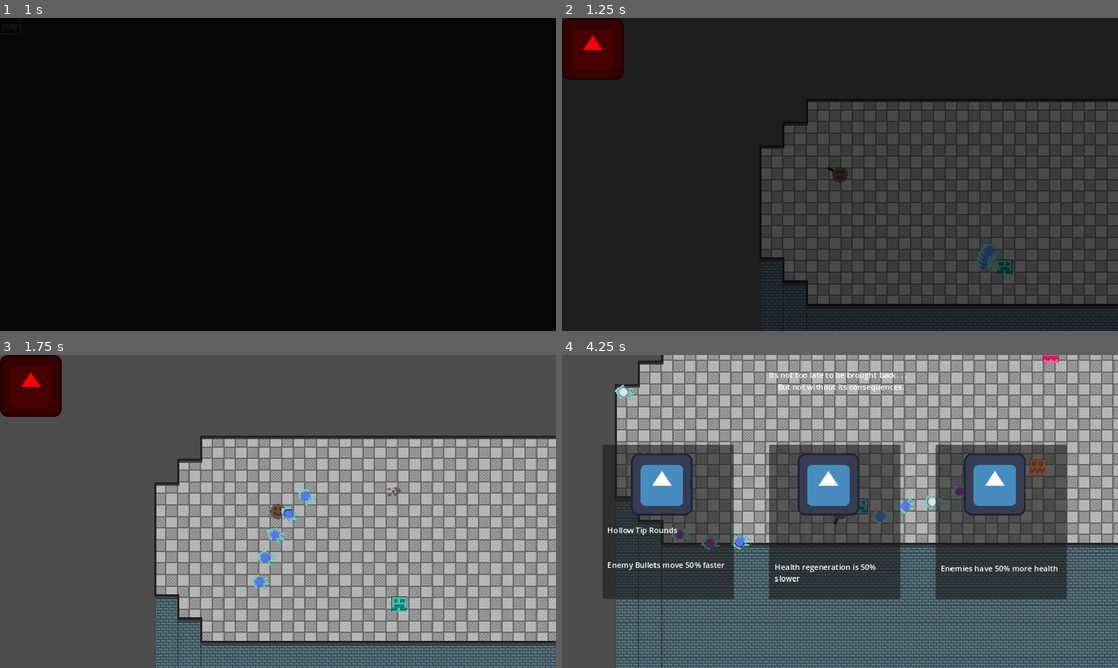
Above: before the commit, frames 1-4 (two rows, left to right).
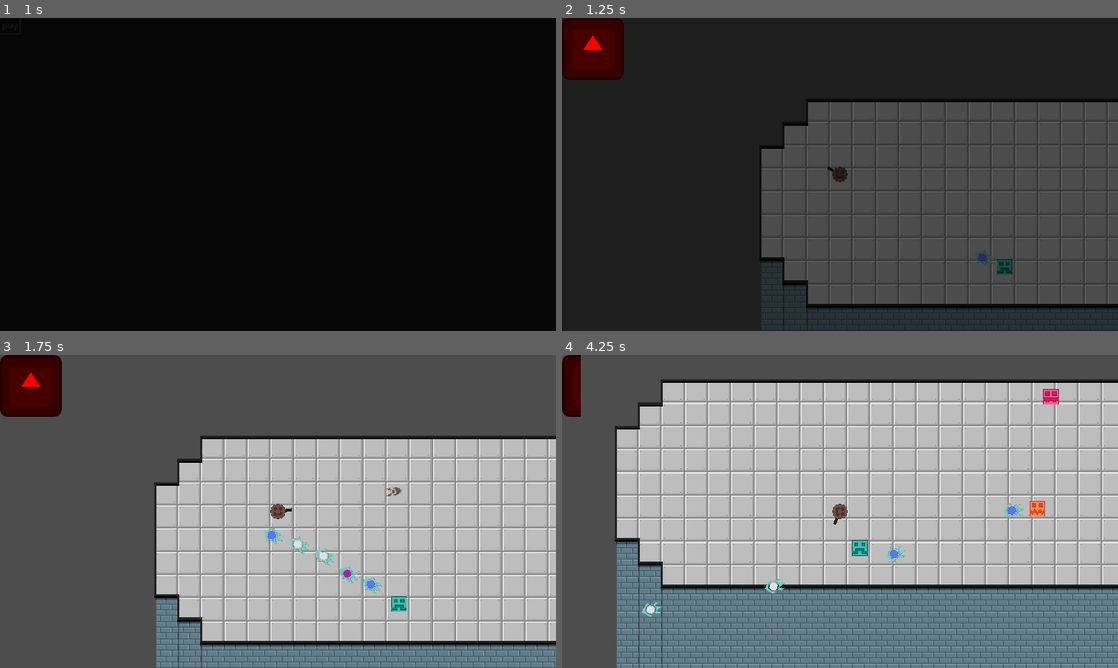
Above: after the commit, the same moments.

Repository: zBoca/Shaped-By-Failure
Game: Godot game, scene res://menus/titleScreen/titleScreen.tscn
The game is run twice, just before and just after one commit, with the same random seed, the same clock (stepped at 60 frames per second) and the same inputs. The engine's default icon, where the game draws it, is replaced by a stand-in: a white triangle on a blue panel in a dark square.
Inputs (mouse positions are in pixels of both pictures, inside the frame that each line leads up to):
- Up to frame 1 (1 s): click "play" at 0.5 s
- Up to frame 2 (1.25 s): no input
- Up to frame 3 (1.75 s): move the mouse to (400, 495) at 1.27 s; press the mouse at (400, 495) at 1.28 s; hold D (right) from 1.28 s (still down)
- Up to frame 4 (4.25 s): move the mouse to (728, 527) at 2.02 s; release D (right) at 2.03 s; release the mouse at (728, 527) at 2.03 s; hold S (down) 2.03-2.78 s; tap Shift (dash) at 2.1 s; click (728, 527) at 2.3 s; move the mouse to (895, 442) at 2.77 s; press the mouse at (895, 442) at 2.78 s; hold D (right) 2.78-3.53 s; move the mouse to (812, 574) at 3.52 s; release the mouse at (812, 574) at 3.53 s; hold W (up) from 3.53 s (still down); click (812, 574) at 3.6 s

Frame 1 is identical in both runs. In frame 2, 12% of the frame differs, in the area x 35-100%, y 26-100%; in frame 3, 33%; in frame 4, 74%, in the area x 0-100%, y 0-100%.

Commit message:
5/14/2024 5:45 PM

Diff:
--- /dev/null
+++ b/bullet-jam-game/entities/bulletPatterns/basic/1shotDirect.tscn
@@ -0,0 +1,6 @@
+[gd_scene load_steps=2 format=3 uid="uid://dq6tybpct47hr"]
+
+[ext_resource type="Script" path="res://entities/bulletPatterns/scripts/1shotDirectController.gd" id="1_5k0k0"]
+
+[node name="1ShotDirect" type="Node2D"]
+script = ExtResource("1_5k0k0")
--- /dev/null
+++ b/bullet-jam-game/entities/bulletPatterns/scripts/1shotDirectController.gd
@@ -0,0 +1,19 @@
+extends Node2D
+
+
+@onready var bulletScene = preload("res://entities/enemies/enemyBullet.tscn")
+@onready var nerfTracker = get_node("/root/NerfTracker")
+
+func _physics_process(_delta: float) -> void:
+	look_at(get_parent().get_parent().get_node("Player").position)
+
+func shoot():
+	var bullet = bulletScene.instantiate()
+	get_parent().get_parent().add_child(bullet)
+	bullet.rotation = rotation
+	bullet.global_position = global_position
+	bullet.scale = Vector2(nerfTracker.enemyBulletSize, nerfTracker.enemyBulletSize)
+	bullet.z_index = 0
+
+func increaseFireRate():
+	pass
--- a/bullet-jam-game/entities/enemies/basicEnemies/basicEnemy1.tscn
+++ b/bullet-jam-game/entities/enemies/basicEnemies/basicEnemy1.tscn
@@ -1,10 +1,9 @@
-[gd_scene load_steps=8 format=3 uid="uid://cdcpi0ixssbtn"]
+[gd_scene load_steps=7 format=3 uid="uid://cdcpi0ixssbtn"]
 
 [ext_resource type="Script" path="res://entities/enemies/basicEnemies/basicEnemy1Controller.gd" id="1_k5cmn"]
 [ext_resource type="Texture2D" uid="uid://bw4sxrxdidklk" path="res://entities/enemies/enemySprites/basicEnemy1.png" id="2_bm208"]
 [ext_resource type="Texture2D" uid="uid://buxixn4m0pf76" path="res://entities/enemies/enemySprites/basicEnemy1Hurt.png" id="3_att44"]
-[ext_resource type="PackedScene" uid="uid://iyy1rqxkcxwq" path="res://entities/bulletPatterns/5shotDirect.tscn" id="4_pbk43"]
-[ext_resource type="PackedScene" uid="uid://bjgsb4774pjfc" path="res://entities/bulletPatterns/shotgun.tscn" id="5_x2xvr"]
+[ext_resource type="PackedScene" uid="uid://iyy1rqxkcxwq" path="res://entities/bulletPatterns/basic/5shotDirect.tscn" id="4_pbk43"]
 
 [sub_resource type="SpriteFrames" id="SpriteFrames_8nrxx"]
 animations = [{
@@ -40,5 +39,3 @@
 one_shot = true
 
 [node name="5ShotDirect" parent="." groups=["attacks"] instance=ExtResource("4_pbk43")]
-
-[node name="Shotgun" parent="." groups=["attacks"] instance=ExtResource("5_x2xvr")]
--- a/bullet-jam-game/entities/enemies/basicEnemies/basicEnemy1Controller.gd
+++ b/bullet-jam-game/entities/enemies/basicEnemies/basicEnemy1Controller.gd
@@ -4,7 +4,6 @@
 @onready var atkCooldown = $atkCooldown
 @onready var nerfTracker = get_node("/root/NerfTracker")
 @onready var atk1 = $"5ShotDirect"
-@onready var atk2 = $Shotgun
 var maxHp = 25
 var hp = 25
 @onready var sprite = $AnimatedSprite2D
@@ -21,16 +20,10 @@
 	sprite.frame = 0
 
 func _ready() -> void:
-	randomize()
 	attack()
 
 func attack() -> void:
-	var atk = randi_range(0, 1)
-	match atk:
-		0:
-			await atk1.shoot()
-		1:
-			await atk2.shoot()
+	await atk1.shoot()
 
 	atkCooldown.wait_time = nerfTracker.enemyShootMulti
 	atkCooldown.start()
--- a/bullet-jam-game/entities/enemies/basicEnemies/basicEnemy2.tscn
+++ b/bullet-jam-game/entities/enemies/basicEnemies/basicEnemy2.tscn
@@ -1,10 +1,9 @@
-[gd_scene load_steps=8 format=3 uid="uid://6gl8kw0aw43m"]
+[gd_scene load_steps=7 format=3 uid="uid://6gl8kw0aw43m"]
 
 [ext_resource type="Script" path="res://entities/enemies/basicEnemies/basicEnemy2Controller.gd" id="1_dl565"]
 [ext_resource type="Texture2D" uid="uid://nlr4vpilfktg" path="res://entities/enemies/enemySprites/basicEnemy2.png" id="2_04d8y"]
 [ext_resource type="Texture2D" uid="uid://pynesi3wcjuc" path="res://entities/enemies/enemySprites/basicEnemy2Hurt.png" id="3_wvxjo"]
-[ext_resource type="PackedScene" uid="uid://iyy1rqxkcxwq" path="res://entities/bulletPatterns/5shotDirect.tscn" id="4_d5woe"]
-[ext_resource type="PackedScene" uid="uid://d4n3xqs2hxhs1" path="res://entities/bulletPatterns/spiral.tscn" id="5_8dobj"]
+[ext_resource type="PackedScene" uid="uid://bjgsb4774pjfc" path="res://entities/bulletPatterns/basic/shotgun.tscn" id="4_p1xle"]
 
 [sub_resource type="SpriteFrames" id="SpriteFrames_as6wt"]
 animations = [{
@@ -39,6 +38,4 @@
 [node name="atkCooldown" type="Timer" parent="."]
 one_shot = true
 
-[node name="5ShotDirect" parent="." groups=["attacks"] instance=ExtResource("4_d5woe")]
-
-[node name="Spiral" parent="." groups=["attacks"] instance=ExtResource("5_8dobj")]
+[node name="Shotgun" parent="." instance=ExtResource("4_p1xle")]
--- a/bullet-jam-game/entities/enemies/basicEnemies/basicEnemy2Controller.gd
+++ b/bullet-jam-game/entities/enemies/basicEnemies/basicEnemy2Controller.gd
@@ -4,8 +4,7 @@
 @onready var dmgFlashTimer = $dmgFlash
 @onready var atkCooldown = $atkCooldown
 @onready var nerfTracker = get_node("/root/NerfTracker")
-@onready var atk1 = $"5ShotDirect"
-@onready var atk2 = $Spiral
+@onready var atk1 = $"Shotgun"
 var maxHp = 25
 var hp = 25
 @onready var sprite = $AnimatedSprite2D
@@ -22,16 +21,10 @@
 	sprite.frame = 0
 
 func _ready() -> void:
-	randomize()
 	attack()
 
 func attack() -> void:
-	var atk = randi_range(0, 1)
-	match atk:
-		0:
-			await atk1.shoot()
-		1:
-			await atk2.shoot()
+	await atk1.shoot()
 
 	atkCooldown.wait_time = nerfTracker.enemyShootMulti
 	atkCooldown.start()
--- a/bullet-jam-game/entities/enemies/basicEnemies/basicEnemy3.tscn
+++ b/bullet-jam-game/entities/enemies/basicEnemies/basicEnemy3.tscn
@@ -1,9 +1,10 @@
-[gd_scene load_steps=7 format=3 uid="uid://d3j34fyghufno"]
+[gd_scene load_steps=8 format=3 uid="uid://d3j34fyghufno"]
 
 [ext_resource type="Texture2D" uid="uid://cnxmnabe8jufx" path="res://entities/enemies/enemySprites/basicEnemy3.png" id="1_1kj3h"]
 [ext_resource type="Script" path="res://entities/enemies/basicEnemies/basicEnemy3Controller.gd" id="1_ol5hx"]
 [ext_resource type="Texture2D" uid="uid://bvkh6fb6s8gmt" path="res://entities/enemies/enemySprites/basicEnemy3Hurt.png" id="2_myu2b"]
-[ext_resource type="PackedScene" uid="uid://iyy1rqxkcxwq" path="res://entities/bulletPatterns/5shotDirect.tscn" id="3_mb2xt"]
+[ext_resource type="PackedScene" uid="uid://iyy1rqxkcxwq" path="res://entities/bulletPatterns/basic/5shotDirect.tscn" id="3_mb2xt"]
+[ext_resource type="PackedScene" uid="uid://dq6tybpct47hr" path="res://entities/bulletPatterns/basic/1shotDirect.tscn" id="5_prhki"]
 
 [sub_resource type="SpriteFrames" id="SpriteFrames_5h7u4"]
 animations = [{
@@ -39,3 +40,5 @@
 one_shot = true
 
 [node name="5ShotDirect" parent="." groups=["attacks"] instance=ExtResource("3_mb2xt")]
+
+[node name="1ShotDirect" parent="." instance=ExtResource("5_prhki")]
--- a/bullet-jam-game/entities/enemies/basicEnemies/basicEnemy3Controller.gd
+++ b/bullet-jam-game/entities/enemies/basicEnemies/basicEnemy3Controller.gd
@@ -4,7 +4,7 @@
 @onready var dmgFlashTimer = $dmgFlash
 @onready var atkCooldown = $atkCooldown
 @onready var nerfTracker = get_node("/root/NerfTracker")
-@onready var atk1 = $"5ShotDirect"
+@onready var atk1 = $"1ShotDirect"
 var maxHp = 25
 var hp = 25
 @onready var sprite = $AnimatedSprite2D
@@ -27,7 +27,7 @@
 func attack() -> void:
 	await atk1.shoot()
 
-	atkCooldown.wait_time = nerfTracker.enemyShootMulti
+	atkCooldown.wait_time = nerfTracker.enemyShootMulti / 2
 	atkCooldown.start()
 	await atkCooldown.timeout
 
--- a/bullet-jam-game/entities/enemies/basicEnemies/basicEnemy4.tscn
+++ b/bullet-jam-game/entities/enemies/basicEnemies/basicEnemy4.tscn
@@ -3,7 +3,7 @@
 [ext_resource type="Script" path="res://entities/enemies/basicEnemies/basicEnemy4Controller.gd" id="1_hsmjj"]
 [ext_resource type="Texture2D" uid="uid://cn8mvkdw6wqtp" path="res://entities/enemies/enemySprites/basicEnemy4.png" id="2_ijh1s"]
 [ext_resource type="Texture2D" uid="uid://dnrcbat7tktoc" path="res://entities/enemies/enemySprites/basicEnemy4Hurt.png" id="3_4npnl"]
-[ext_resource type="PackedScene" uid="uid://bjgsb4774pjfc" path="res://entities/bulletPatterns/shotgun.tscn" id="4_e531w"]
+[ext_resource type="PackedScene" uid="uid://bjgsb4774pjfc" path="res://entities/bulletPatterns/basic/shotgun.tscn" id="4_e531w"]
 
 [sub_resource type="SpriteFrames" id="SpriteFrames_4dx05"]
 animations = [{
--- a/bullet-jam-game/entities/enemies/debugEnemy/debugEnemy.tscn
+++ b/bullet-jam-game/entities/enemies/debugEnemy/debugEnemy.tscn
@@ -1,11 +1,11 @@
 [gd_scene load_steps=9 format=3 uid="uid://l42dh3ciyvya"]
 
 [ext_resource type="Script" path="res://entities/enemies/debugEnemy/debugEnemyController.gd" id="1_wq4mi"]
-[ext_resource type="PackedScene" uid="uid://iyy1rqxkcxwq" path="res://entities/bulletPatterns/5shotDirect.tscn" id="2_nn31b"]
+[ext_resource type="PackedScene" uid="uid://iyy1rqxkcxwq" path="res://entities/bulletPatterns/basic/5shotDirect.tscn" id="2_nn31b"]
 [ext_resource type="Texture2D" uid="uid://bw4sxrxdidklk" path="res://entities/enemies/enemySprites/basicEnemy1.png" id="2_ugc2s"]
 [ext_resource type="PackedScene" uid="uid://d4n3xqs2hxhs1" path="res://entities/bulletPatterns/spiral.tscn" id="3_mrwyf"]
 [ext_resource type="Texture2D" uid="uid://buxixn4m0pf76" path="res://entities/enemies/enemySprites/basicEnemy1Hurt.png" id="3_shlij"]
-[ext_resource type="PackedScene" uid="uid://bjgsb4774pjfc" path="res://entities/bulletPatterns/shotgun.tscn" id="4_nu3rt"]
+[ext_resource type="PackedScene" uid="uid://bjgsb4774pjfc" path="res://entities/bulletPatterns/basic/shotgun.tscn" id="4_nu3rt"]
 
 [sub_resource type="SpriteFrames" id="SpriteFrames_tu3fj"]
 animations = [{
Renamed: bullet-jam-game/entities/bulletPatterns/5shotDirect.tscn -> bullet-jam-game/entities/bulletPatterns/basic/5shotDirect.tscn
Renamed: bullet-jam-game/entities/bulletPatterns/shotgun.tscn -> bullet-jam-game/entities/bulletPatterns/basic/shotgun.tscn
Binary file changed: bullet-jam-game/levels/assets/tileset.png
Not shown, added: Assets/.ase/extra objects.aseprite
Not shown, changed: Assets/.ase/tileset.aseprite
Not shown, added: Assets/extraObjects.png
Not shown, changed: Assets/tileset.png
